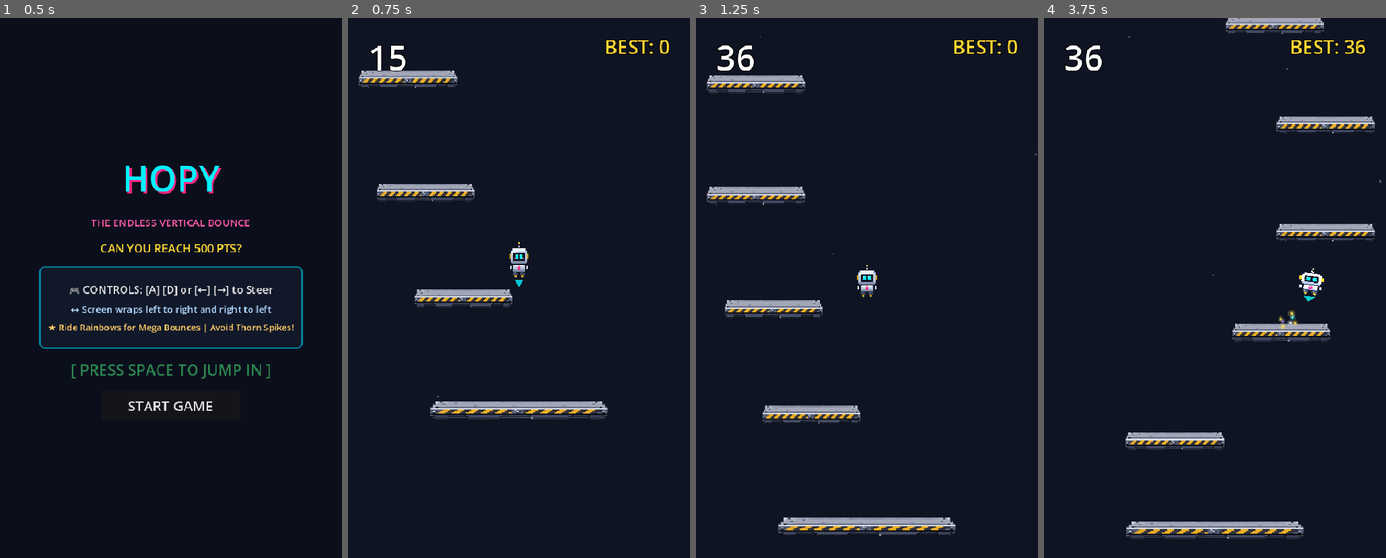
Above: before the commit, frames 1-4 (left to right).
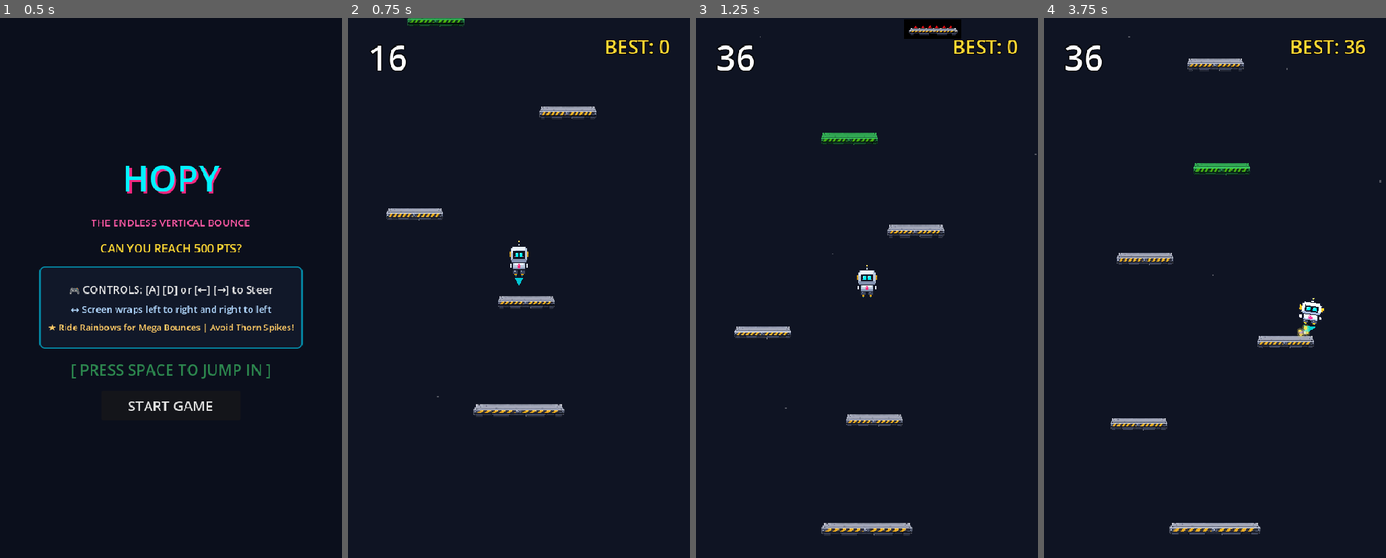
Above: after the commit, the same moments.

Repository: DevireddyNehal/Hopy
Game: Godot game, scene res://scenes/TitleScreen.tscn
The game is run twice, just before and just after one commit, with the same random seed, the same clock (stepped at 60 frames per second) and the same inputs.
Inputs:
- Up to frame 1 (0.5 s): no input
- Up to frame 2 (0.75 s): click "START GAME" at 0.5 s
- Up to frame 3 (1.25 s): no input
- Up to frame 4 (3.75 s): tap Enter at 1.25, 3.6 s; hold Right (ui_right) 1.28-2 s; hold Space (start_action) 1.28-2 s; click "PLAY AGAIN" at 2 s; click "PLAY AGAIN" at 2.75 s; hold Right (ui_right) from 3.53 s (still down)

Frame 1 is identical in both runs. In frame 2, 5.0% of the frame differs, in the area x 3-76%, y 0-75%; in frame 3, 6.3%; in frame 4, 6.8%, in the area x 19-97%, y 0-97%.

Commit message:
gameplay: add strategic placement patterns, high-frequency moving/crumble platforms, and smaller precision ledges

Diff:
--- a/scenes/Platform.tscn
+++ b/scenes/Platform.tscn
@@ -4,7 +4,7 @@
 [ext_resource type="Texture2D" path="res://assets/sprites/platform.png" id="2_tex"]
 
 [sub_resource type="RectangleShape2D" id="RectangleShape2D_platform"]
-size = Vector2(150, 24)
+size = Vector2(88, 20)
 
 [node name="Platform" type="StaticBody2D" groups=["platforms"]]
 collision_layer = 2
@@ -19,7 +19,7 @@
 [node name="Visuals" type="Node2D" parent="."]
 
 [node name="Sprite2D" type="Sprite2D" parent="Visuals"]
-scale = Vector2(0.32, 0.32)
+scale = Vector2(0.185, 0.22)
 texture = ExtResource("2_tex")
 
 [node name="Spikes" type="Node2D" parent="Visuals"]
@@ -27,16 +27,12 @@
 
 [node name="Spike1" type="Polygon2D" parent="Visuals/Spikes"]
 color = Color(1, 0.15, 0.15, 1)
-polygon = PackedVector2Array(-50, -12, -40, -26, -30, -12)
+polygon = PackedVector2Array(-36, -10, -26, -22, -16, -10)
 
 [node name="Spike2" type="Polygon2D" parent="Visuals/Spikes"]
 color = Color(1, 0.15, 0.15, 1)
-polygon = PackedVector2Array(-20, -12, -10, -26, 0, -12)
+polygon = PackedVector2Array(-10, -10, 0, -22, 10, -10)
 
 [node name="Spike3" type="Polygon2D" parent="Visuals/Spikes"]
 color = Color(1, 0.15, 0.15, 1)
-polygon = PackedVector2Array(10, -12, 20, -26, 30, -12)
-
-[node name="Spike4" type="Polygon2D" parent="Visuals/Spikes"]
-color = Color(1, 0.15, 0.15, 1)
-polygon = PackedVector2Array(35, -12, 45, -26, 55, -12)
+polygon = PackedVector2Array(16, -10, 26, -22, 36, -10)
--- a/scripts/platform.gd
+++ b/scripts/platform.gd
@@ -42,9 +42,10 @@
 	if ResourceLoader.exists("res://assets/sprites/crumble_broken.png"):
 		crumble_broken_texture = load("res://assets/sprites/crumble_broken.png")
 	apply_type_style()
-	left_limit = 95.0
-	right_limit = get_viewport_rect().size.x - 95.0
-	# Randomize moving platform start direction
+	left_limit = 85.0
+	right_limit = get_viewport_rect().size.x - 85.0
+	# Randomize moving platform speed and start direction
+	move_speed = randf_range(170.0, 245.0)
 	if randf() > 0.5:
 		move_direction = -1.0
 
@@ -64,21 +65,21 @@
 
 	if platform_type == Type.THORN and thorn_texture:
 		sprite.texture = thorn_texture
-		sprite.scale = Vector2(0.42, 0.42)
+		sprite.scale = Vector2(0.25, 0.25)
 		sprite.modulate = Color.WHITE
 		if spikes:
 			spikes.visible = false
 		return
 	elif platform_type == Type.RAINBOW and spring_texture:
 		sprite.texture = spring_texture
-		sprite.scale = Vector2(0.55, 0.55)
+		sprite.scale = Vector2(0.50, 0.50)
 		sprite.modulate = Color.WHITE
 		if spikes:
 			spikes.visible = false
 		return
 	elif default_texture:
 		sprite.texture = default_texture
-		sprite.scale = Vector2(0.32, 0.32)
+		sprite.scale = Vector2(0.185, 0.22)
 
 	# Toggle fallback polygon spikes for THORN if no texture
 	if spikes:
--- a/scripts/spawner.gd
+++ b/scripts/spawner.gd
@@ -6,15 +6,15 @@
 @export var platform_scene: PackedScene
 @export var camera: Camera2D
 
-# Vertical gap limits: 135px - 180px (apex is 289px, so you have 109px-154px clean leeway!)
-const MIN_GAP_Y: float = 135.0
-const MAX_GAP_Y: float = 180.0
-const BUFFER_AHEAD: float = 650.0
-const DESPAWN_OFFSET: float = 150.0
+# Vertical gap limits: 120px - 175px (apex is 297px with v=-960 and g=1550)
+const MIN_GAP_Y: float = 125.0
+const MAX_GAP_Y: float = 175.0
+const BUFFER_AHEAD: float = 750.0
+const DESPAWN_OFFSET: float = 160.0
 
 var highest_spawned_y: float = 520.0
 var platform_count: int = 0
-var last_x: float = 576.0
+var last_x: float = 270.0
 var active_platforms: Array[StaticBody2D] = []
 
 func _ready() -> void:
@@ -22,7 +22,6 @@
 		platform_scene = preload("res://scenes/Platform.tscn")
 	var screen_w = get_viewport_rect().size.x
 	last_x = screen_w / 2.0
-	# Initial seed platforms
 	_spawn_initial_platforms()
 
 func _physics_process(_delta: float) -> void:
@@ -30,7 +29,7 @@
 		return
 
 	var half_h = get_viewport_rect().size.y / 2.0
-	# 1. Spawn ahead of camera (spacious buffer)
+	# 1. Spawn ahead of camera
 	var camera_top = camera.global_position.y - half_h
 	while highest_spawned_y > camera_top - BUFFER_AHEAD:
 		_spawn_next_platform()
@@ -47,54 +46,108 @@
 	highest_spawned_y = center_y + 180.0
 	last_x = center_x
 
-	# 1. Guaranteed first safe landing platform directly underneath the robot (1.8x wide runway!)
-	var start_plat = _spawn_platform_at(Vector2(center_x, highest_spawned_y), PlatformScript.Type.NORMAL)
-	if start_plat:
-		start_plat.scale = Vector2(1.8, 1.0)
+	# 1. Guaranteed safe starter platform directly underneath the robot (generous runway)
+	var start_plat = _spawn_platform_at(Vector2(center_x, highest_spawned_y), PlatformScript.Type.NORMAL, Vector2(1.6, 1.0))
 
-	# 2. Pre-spawn a clean trail of platforms climbing upward (9 platforms for initial view)
-	for i in range(9):
+	# 2. Pre-spawn a lively trail of platforms climbing upward (10 platforms)
+	for i in range(10):
 		_spawn_next_platform()
 
 func _spawn_next_platform() -> void:
+	platform_count += 1
+	var chosen_type = _pick_type()
+
+	# Gap pacing based on platform type
 	var gap = randf_range(MIN_GAP_Y, MAX_GAP_Y)
+	if chosen_type == PlatformScript.Type.CRUMBLE:
+		gap = randf_range(115.0, 145.0) # Faster rapid hops for crumbles
+	elif chosen_type == PlatformScript.Type.RAINBOW:
+		gap = randf_range(140.0, 175.0)
 	highest_spawned_y -= gap
 
 	var screen_w = get_viewport_rect().size.x
-	var min_x = 95.0
-	var max_x = screen_w - 95.0
+	var min_x = 90.0
+	var max_x = screen_w - 90.0
 
-	# Guaranteed reach rule:
-	# Single, clear platform per tier within +-190px of the last one.
-	var offset_x = randf_range(-190.0, 190.0)
-	if abs(offset_x) < 40.0:
-		offset_x = 60.0 if offset_x >= 0 else -60.0
-
-	var spawn_x = clampf(last_x + offset_x, min_x, max_x)
+	# --- Strategic Placement Patterns ---
+	var spawn_x: float = center_biased_placement(screen_w, min_x, max_x)
 	last_x = spawn_x
 
-	_spawn_platform_at(Vector2(spawn_x, highest_spawned_y), _pick_type())
+	# --- Strategic Sizing (Smaller platforms & precision ledges) ---
+	var plat_scale = Vector2(1.0, 1.0)
+	if platform_count > 8:
+		var size_roll = randf()
+		if size_roll < 0.35:
+			# Compact Precision Ledge (~66px wide)
+			plat_scale = Vector2(0.75, 1.0)
+		elif size_roll < 0.65:
+			# Agile Ledge (~75px wide)
+			plat_scale = Vector2(0.85, 1.0)
+		else:
+			# Standard Ledge (~88px wide)
+			plat_scale = Vector2(1.0, 1.0)
+
+	_spawn_platform_at(Vector2(spawn_x, highest_spawned_y), chosen_type, plat_scale)
+
+func center_biased_placement(screen_w: float, min_x: float, max_x: float) -> float:
+	var pattern_roll = randf()
+	var center = screen_w / 2.0
+
+	# Pattern A (48%): Dynamic Cross-Screen Zig-Zag (forces left-to-right crossing)
+	if pattern_roll < 0.48:
+		if last_x < center:
+			# Last was left -> Jump over to right half
+			return randf_range(center + 40.0, max_x)
+		else:
+			# Last was right -> Jump over to left half
+			return randf_range(min_x, center - 40.0)
+
+	# Pattern B (22%): Screen-Wrap Temptation
+	elif pattern_roll < 0.70:
+		if last_x < center:
+			# Spawn far right, encouraging screen wrap through the left wall
+			return randf_range(max_x - 45.0, max_x)
+		else:
+			# Spawn far left, encouraging screen wrap through the right wall
+			return randf_range(min_x, min_x + 45.0)
+
+	# Pattern C (30%): Center Corridor
+	else:
+		return randf_range(center - 75.0, center + 75.0)
 
 func _pick_type() -> int:
-	platform_count += 1
-	var chosen_type = PlatformScript.Type.NORMAL
+	# Intro platforms: mostly normal with early taste of moving
+	if platform_count <= 3:
+		return PlatformScript.Type.NORMAL
+	if platform_count == 4:
+		return PlatformScript.Type.MOVING
 
-	# Special platform appears about once every 8 to 10 platforms (12% chance)
-	if platform_count > 3 and randf() < 0.14:
-		var specials = [
-			PlatformScript.Type.MOVING,
-			PlatformScript.Type.CRUMBLE,
-			PlatformScript.Type.RAINBOW,
-			PlatformScript.Type.THORN,
-			PlatformScript.Type.MEME
-		]
-		chosen_type = specials[randi() % specials.size()]
-	return chosen_type
+	# Beyond platform 4: High stakes & heavy dynamic variety (68% specials!)
+	var r = randf()
+	if r < 0.30:
+		# 30% MOVING: sliding platforms patrol and sweep horizontally
+		return PlatformScript.Type.MOVING
+	elif r < 0.48:
+		# 18% CRUMBLE: single-use breakaway platforms prevent camping
+		return PlatformScript.Type.CRUMBLE
+	elif r < 0.60:
+		# 12% RAINBOW / SPRING: thrilling 1.5x super-bounce rockets
+		return PlatformScript.Type.RAINBOW
+	elif r < 0.68:
+		# 8% THORN HAZARDS: must steer around and dodge!
+		return PlatformScript.Type.THORN
+	elif r < 0.75:
+		# 7% MEME: sound bite & popup
+		return PlatformScript.Type.MEME
+	else:
+		# 25% NORMAL: solid rest platforms
+		return PlatformScript.Type.NORMAL
 
-func _spawn_platform_at(pos: Vector2, type: int) -> StaticBody2D:
+func _spawn_platform_at(pos: Vector2, type: int, custom_scale: Vector2 = Vector2.ONE) -> StaticBody2D:
 	var plat = platform_scene.instantiate()
 	plat.global_position = pos
 	plat.platform_type = type
+	plat.scale = custom_scale
 	add_child(plat)
 	active_platforms.append(plat)
 	return plat
